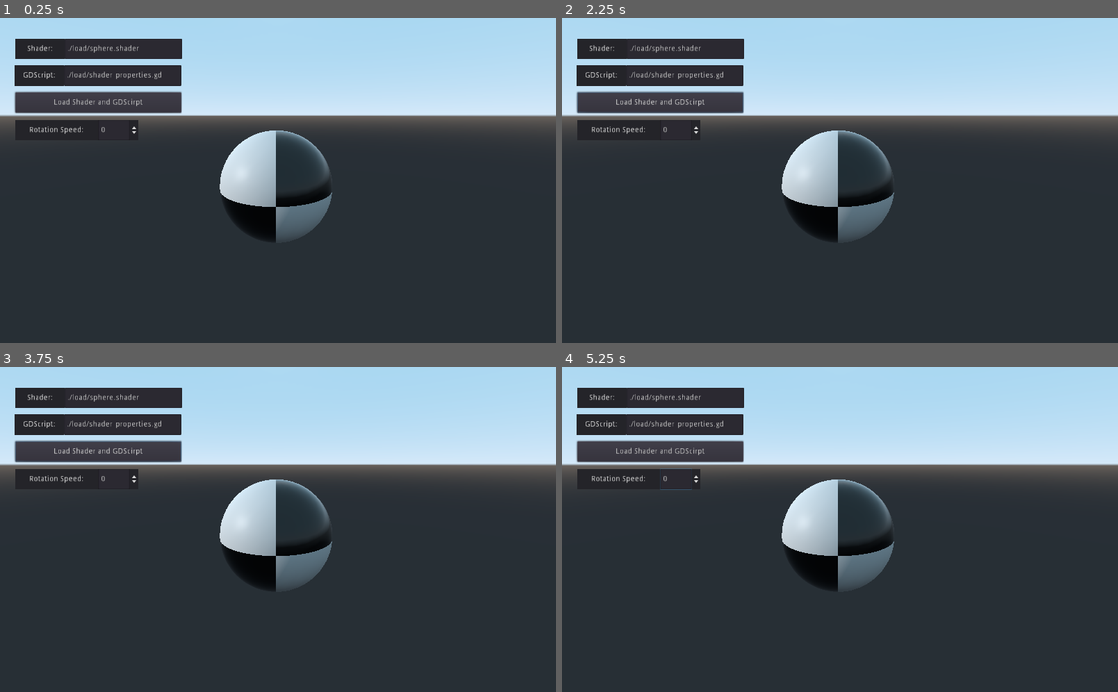
Above: before the commit, frames 1-4 (two rows, left to right).
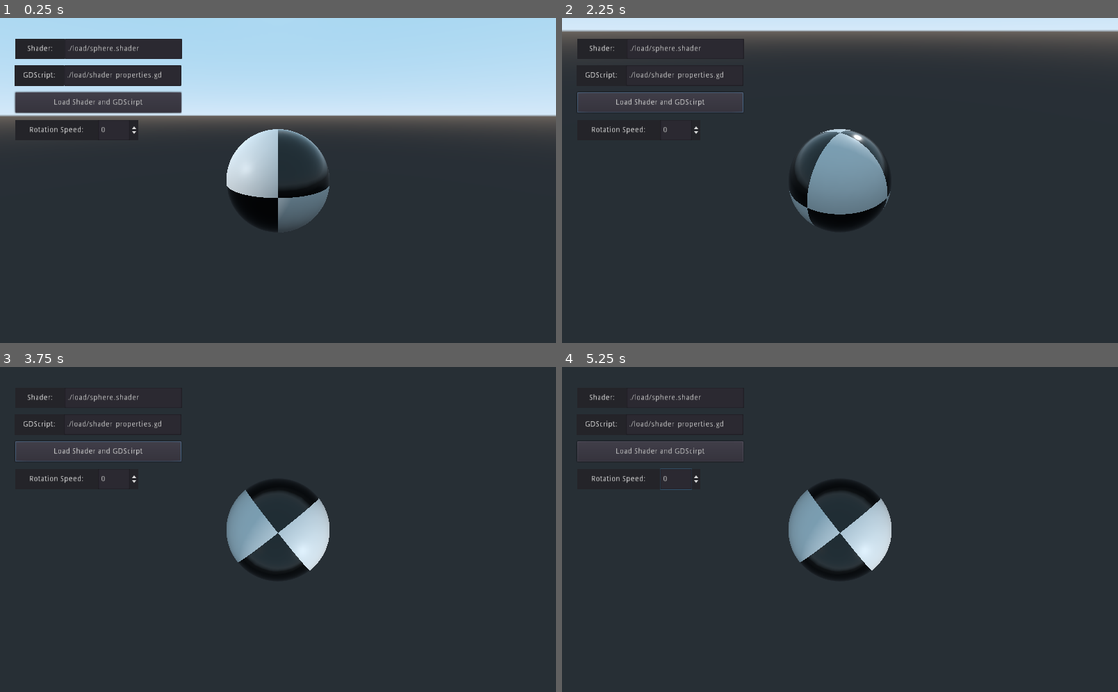
Above: after the commit, the same moments.

Repository: Nordup/Runtime_Godot_shader_loader
Game: Godot game, scene res://Scenes/Main3D.tscn
The game is run twice, just before and just after one commit, with the same random seed, the same clock (stepped at 60 frames per second) and the same inputs.
Inputs (mouse positions are in pixels of both pictures, inside the frame that each line leads up to):
- Up to frame 1 (0.25 s): no input
- Up to frame 2 (2.25 s): click "Load Shader and GDScirpt" at 0.5 s; move the mouse to (962, 164) at 1.27 s; press the mouse at (962, 164) at 1.28 s; move the mouse to (728, 196) at 2.02 s; release the mouse at (728, 196) at 2.03 s; click (728, 196) at 2.1 s
- Up to frame 3 (3.75 s): move the mouse to (333, 458) at 2.77 s; press the mouse at (333, 458) at 2.78 s; move the mouse to (250, 594) at 3.52 s; release the mouse at (250, 594) at 3.53 s; click (250, 594) at 3.6 s
- Up to frame 4 (5.25 s): move the mouse to (1006, 578) at 4.27 s; press the mouse at (1006, 578) at 4.28 s; move the mouse to (673, 480) at 5.02 s; release the mouse at (673, 480) at 5.03 s; click (673, 480) at 5.1 s

The runs differ from the first frame. In frame 1, 1.7% of the frame differs, in the area x 39-60%, y 34-69%; in frame 2, 32%, in the area x 0-100%, y 0-69%; in frame 3, 32%; in frame 4, 32%.

Commit message:
mouse rotation

Diff:
--- a/Scenes/Main3D.tscn
+++ b/Scenes/Main3D.tscn
@@ -1,7 +1,13 @@
-[gd_scene load_steps=7 format=2]
+[gd_scene load_steps=8 format=2]
 
 [ext_resource path="res://load/sphere.shader" type="Shader" id=1]
+[ext_resource path="res://Scripts/Rotation.gd" type="Script" id=2]
 [ext_resource path="res://Scripts/ShaderLoad.gd" type="Script" id=4]
+
+[sub_resource type="SphereMesh" id=3]
+
+[sub_resource type="ShaderMaterial" id=4]
+shader = ExtResource( 1 )
 
 [sub_resource type="ProceduralSky" id=1]
 
@@ -9,31 +15,14 @@
 background_mode = 2
 background_sky = SubResource( 1 )
 
-[sub_resource type="SphereMesh" id=3]
-
-[sub_resource type="ShaderMaterial" id=4]
-shader = ExtResource( 1 )
-
 [node name="Main" type="Spatial"]
 
-[node name="Camera" type="Camera" parent="."]
-transform = Transform( 1, 0, 0, 0, 0.962899, 0.269862, 0, -0.269862, 0.962899, 0, 1.24662, 4.42412 )
-current = true
-
-[node name="WorldEnvironment" type="WorldEnvironment" parent="."]
-environment = SubResource( 2 )
-
-[node name="DirectionalLight" type="DirectionalLight" parent="."]
-transform = Transform( 0.392733, 0.207235, -0.895999, 0.49016, 0.777195, 0.394603, 0.778142, -0.594157, 0.203651, -5.10705, 4.57743, 0 )
-
 [node name="ShadererMesh" type="MeshInstance" parent="."]
-transform = Transform( 1, 0, 0, 0, 1, 0, 0, 0, 1, -0.031867, 5.96046e-08, 0.368086 )
 mesh = SubResource( 3 )
 material/0 = SubResource( 4 )
 script = ExtResource( 4 )
 le_shader = NodePath("../CanvasLayer/Shader/LineEdit")
 le_gdscript = NodePath("../CanvasLayer/GDScript/LineEdit")
-button_path = NodePath("../CanvasLayer/Load")
 spin_box_path = NodePath("../CanvasLayer/RotationSpeed/SpinBox")
 
 [node name="CanvasLayer" type="CanvasLayer" parent="."]
@@ -147,3 +136,18 @@
 __meta__ = {
 "_edit_use_anchors_": false
 }
+
+[node name="DirectionalLight" type="DirectionalLight" parent="."]
+transform = Transform( 0.392733, 0.207235, -0.895999, 0.49016, 0.777195, 0.394603, 0.778142, -0.594156, 0.203652, -5.10705, 4.57743, 0 )
+
+[node name="WorldEnvironment" type="WorldEnvironment" parent="."]
+environment = SubResource( 2 )
+
+[node name="Rotation" type="Spatial" parent="."]
+script = ExtResource( 2 )
+
+[node name="Camera" type="Camera" parent="Rotation"]
+transform = Transform( 1, 0, 0, 0, 0.962899, 0.269862, 0, -0.269862, 0.962899, 0, 1.24662, 4.42412 )
+current = true
+
+[connection signal="button_up" from="CanvasLayer/Load" to="ShadererMesh" method="_on_Load_button_up"]
--- /dev/null
+++ b/Scripts/Rotation.gd
@@ -0,0 +1,20 @@
+extends Spatial
+
+const speed = -0.005
+var rotate = false
+
+
+func _unhandled_input(event):
+	if event is InputEventMouseMotion and rotate:
+		var movement = event.relative
+		rotate_object_local(Vector3.UP, movement.x * speed)
+		rotate_object_local(Vector3.RIGHT, movement.y * speed)
+		# correct
+		rotation.x = clamp(rotation.x, deg2rad(-80), deg2rad(80))
+		rotation.z = 0
+
+func _process(delta):
+	if (Input.is_action_pressed("Click")):
+		rotate = true
+	else:
+		rotate = false
--- a/Scripts/ShaderLoad.gd
+++ b/Scripts/ShaderLoad.gd
@@ -2,11 +2,9 @@
 
 export (NodePath) var le_shader
 export (NodePath) var le_gdscript
-export (NodePath) var button_path
 export (NodePath) var spin_box_path
 onready var shader_path = get_node(le_shader) as LineEdit
 onready var gdscript_path = get_node(le_gdscript) as LineEdit
-onready var button = get_node(button_path) as BaseButton
 onready var spin_box = get_node(spin_box_path) as SpinBox
 
 
@@ -15,10 +13,14 @@
 	var speed = spin_box.value
 	rotate_y(speed * delta)
 
-	if (button.pressed):
-		load_Shader()
-		load_GDScript()
 
+# CanvasLayer/Load Button
+func _on_Load_button_up():
+	print("------------")
+	print("Loading...")
+	load_Shader()
+	load_GDScript()
+	print("Done!")
 
 func load_Shader():
 	# read shader string
@@ -31,7 +33,6 @@
 	# set to our material
 	get_active_material(0).shader = new_shader
 
-
 func load_GDScript():
 	# read GDScript string
 	var file = File.new()
--- a/project.godot
+++ b/project.godot
@@ -17,3 +17,11 @@
 config/name="Shader GDScript Runtime Load"
 run/main_scene="res://Scenes/Main3D.tscn"
 config/icon="res://icon.png"
+
+[input]
+
+Click={
+"deadzone": 0.5,
+"events": [ Object(InputEventMouseButton,"resource_local_to_scene":false,"resource_name":"","device":0,"alt":false,"shift":false,"control":false,"meta":false,"command":false,"button_mask":0,"position":Vector2( 0, 0 ),"global_position":Vector2( 0, 0 ),"factor":1.0,"button_index":1,"pressed":false,"doubleclick":false,"script":null)
+ ]
+}
